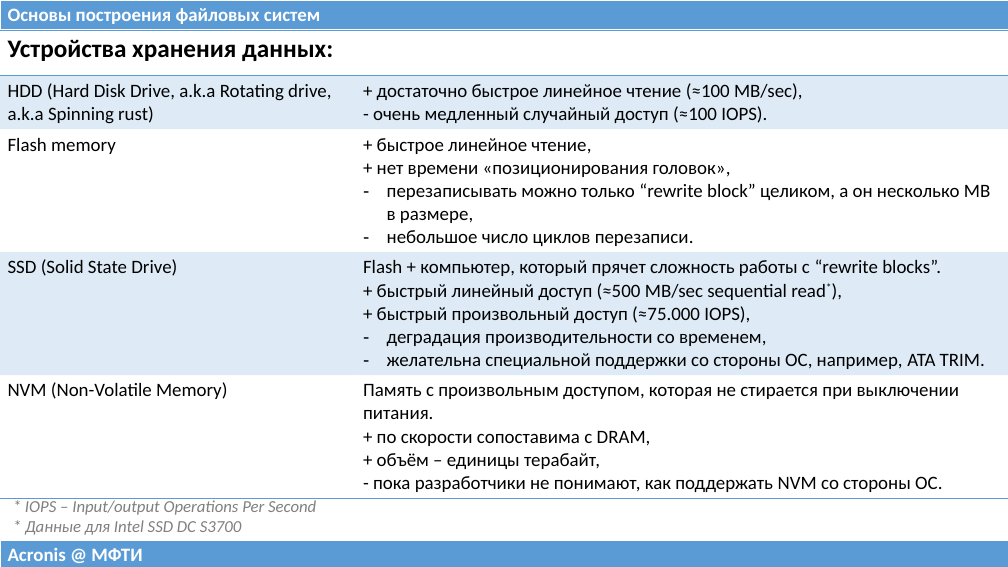
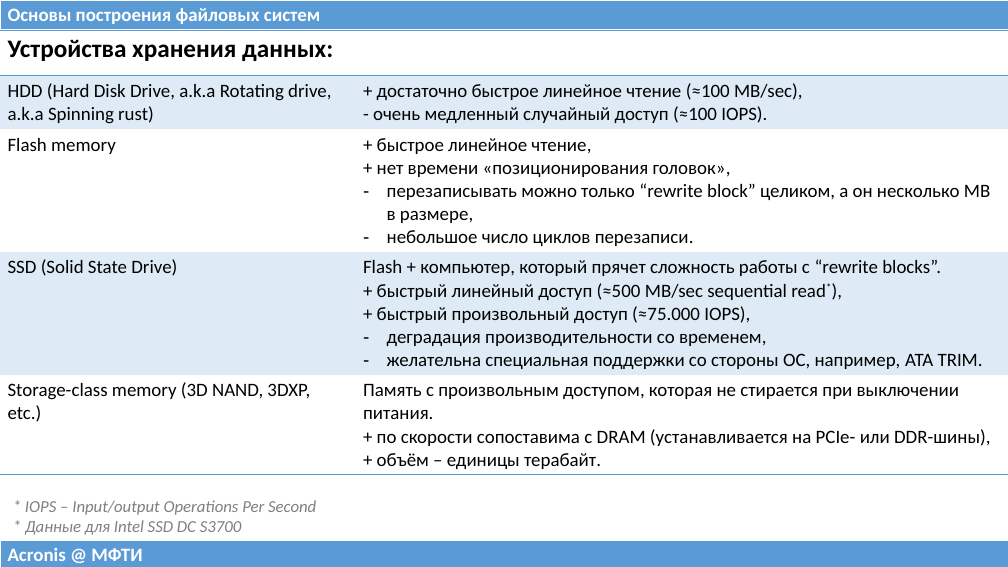
Before and after one commit to 75cc8545e7b021ed280ed0ef99fc7fc4/filesystems-101, a slide deck: slide 22 of talks/src/class00.pptx (slide 23 before the commit). Drawn at 1008x567 pixels with LibreOffice and Linux fonts; fonts in the diff are those of the drawing. Boxes give left, top, right and bottom in pixels: in the first picture for what was removed or moved away, otherwise in the second. Text is boxed around its words. In the diff, an @@ line names an element or a change of style, - is before the commit and + after.

Commit message:
Updated class00.

```diff
--- a/talks/src/class00.pptx
+++ b/talks/src/class00.pptx
@@ table at bbox=[0, 30, 1008, 473] @@
-row 4, column 2: Flash + компьютер, который прячет сложность работы с “rewrite blocks”. / + быстрый линейный доступ (≈500 MB/sec sequential read*), / + быстрый произвольный доступ (≈75.000 IOPS), / деградация производительности со временем, / желательна специальной поддержки со стороны ОС, например, ATA TRIM.
+row 4, column 2: Flash + компьютер, который прячет сложность работы с “rewrite blocks”. / + быстрый линейный доступ (≈500 MB/sec sequential read*), / + быстрый произвольный доступ (≈75.000 IOPS), / деградация производительности со временем, / желательна специальная поддержки со стороны ОС, например, ATA TRIM.
-row 5, column 1: NVM (Non-Volatile Memory)
+row 5, column 1: Storage-class memory (3D NAND, 3DXP, etc.)
-row 5, column 2: Память с произвольным доступом, которая не стирается при выключении питания. / + по скорости сопоставима с DRAM, / + объём – единицы терабайт, / - пока разработчики не понимают, как поддержать NVM со стороны ОС.
+row 5, column 2: Память с произвольным доступом, которая не стирается при выключении питания. / + по скорости сопоставима с DRAM (устанавливается на PCIe- или DDR-шины), / + объём – единицы терабайт.
```
Also in this commit, not shown: 4 other slides changed, 1 slide removed, 1 other file.
